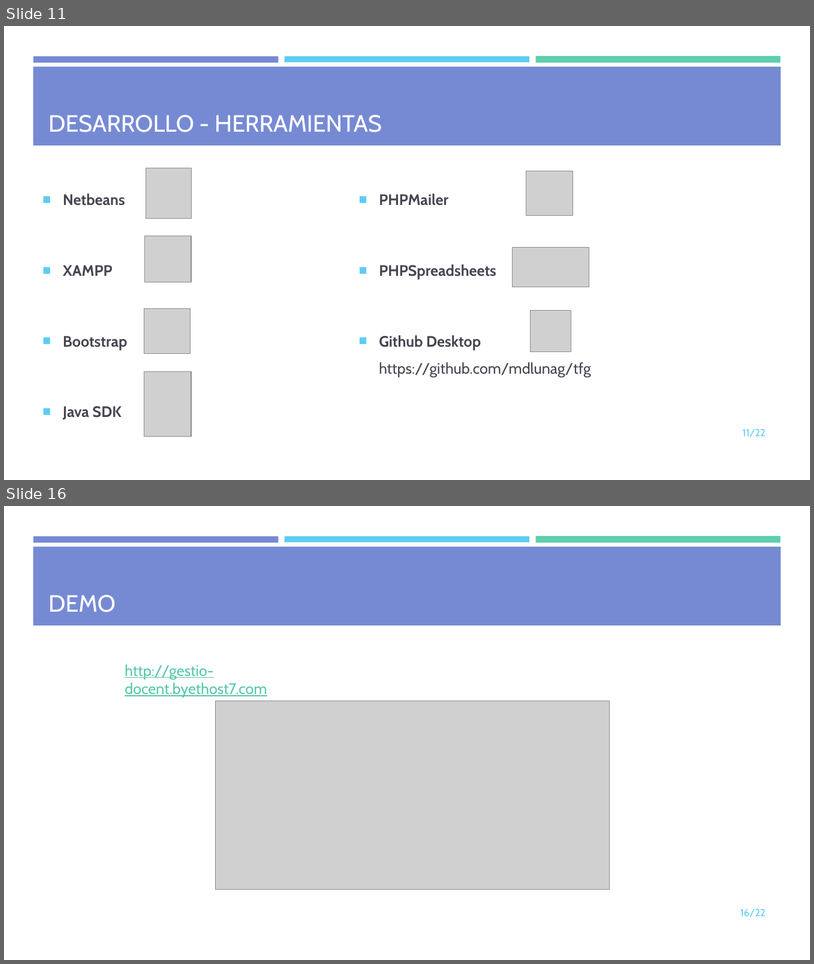
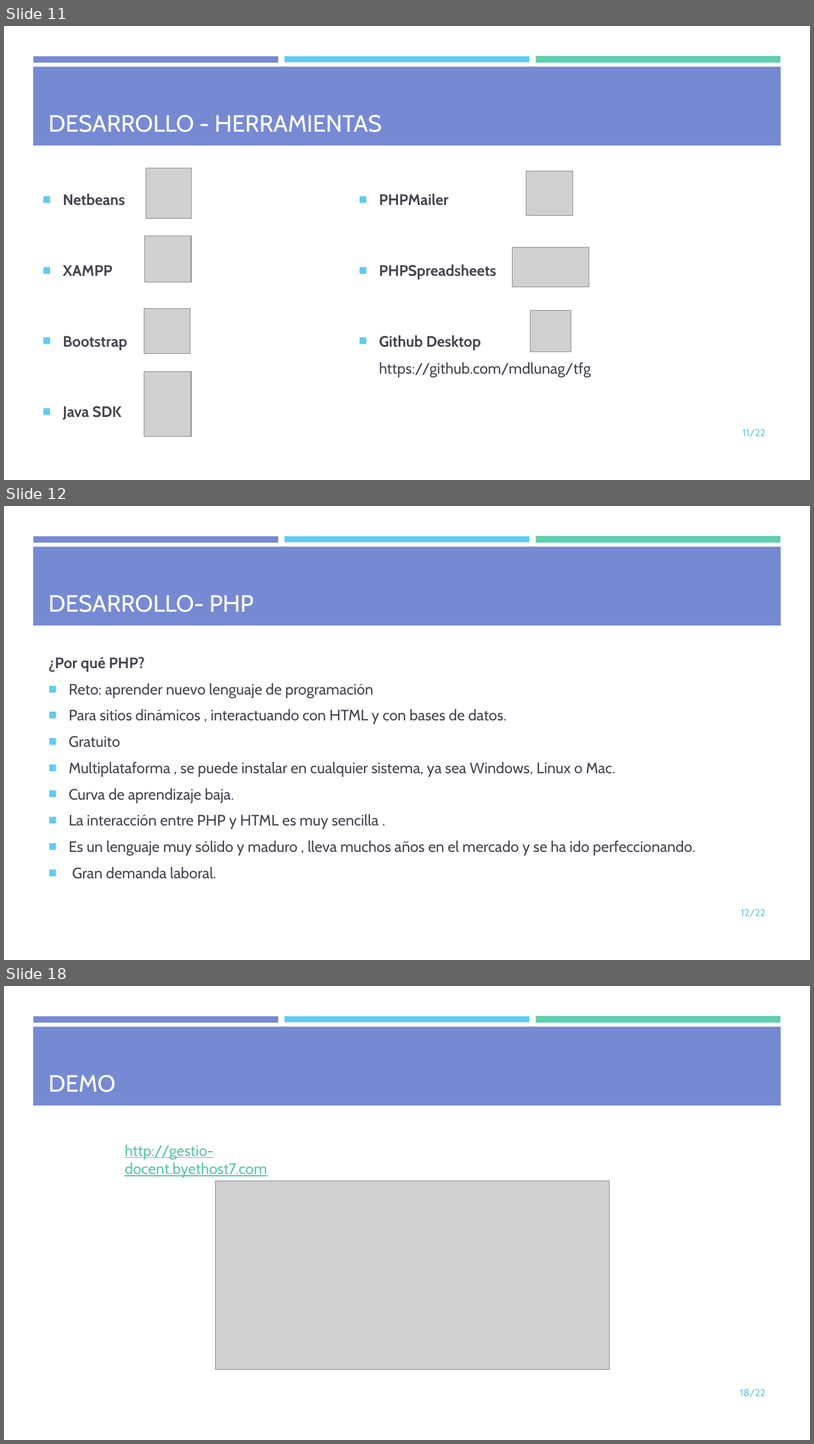
Before and after one commit to mdlunag/tfg, a slide deck: tfg_presentacio.pptx. Shown one above the other, each under a label of ours: slides 11 and 16 before the commit, slides 11, 12 and 18 after it; the slides between them are not shown. The pictures are 814x964 and 814x1444 pixels, drawn with LibreOffice and Linux fonts; fonts in the diff are those of the drawing; grey boxes stand for pictures. Boxes give left, top, right and bottom in pixels: in the first picture for what was removed or moved away, otherwise in the second. Text is boxed around its words. In the diff, an @@ line names an element or a change of style, - is before the commit and + after.

```diff
--- a/tfg_presentacio.pptx
+++ b/tfg_presentacio.pptx
@@ slide 12 added at (x1=4, y1=506, x2=810, y2=960), background #FFFFFF; not listed: 4 template elements that a slide beside it also shows @@
@@ title added at (x1=48, y1=595, x2=254, y2=612), 28 pt, text #FFFFFF @@
+DESARROLLO- PHP
@@ text added at (x1=48, y1=657, x2=696, y2=879), 18 pt, text #454551 @@
+¿Por qué PHP?
+■ Reto: aprender nuevo lenguaje de programación
+■ Para sitios dinámicos , interactuando con HTML y con bases de datos.
+■ Gratuito
+■ Multiplataforma , se puede instalar en cualquier sistema, ya sea Windows, Linux o Mac.
+■ Curva de aprendizaje baja.
+■ La interacción entre PHP y HTML es muy sencilla .
+■ Es un lenguaje muy sólido y maduro , lleva muchos años en el mercado y se ha ido perfeccionando.
+■ Gran demanda laboral.
@@ page number added at (x1=741, y1=909, x2=766, y2=917), 12 pt, text #5ECCF3 @@
+12/22
@@ what was slide 16 is now slide 18 @@
@@ page number at (x1=740, y1=1389, x2=766, y2=1397): text changed @@
-16/22
+18/22
```
Also in this commit, not shown: 10 slides changed, 3 other slides added, 1 slide removed, 4 other files.
